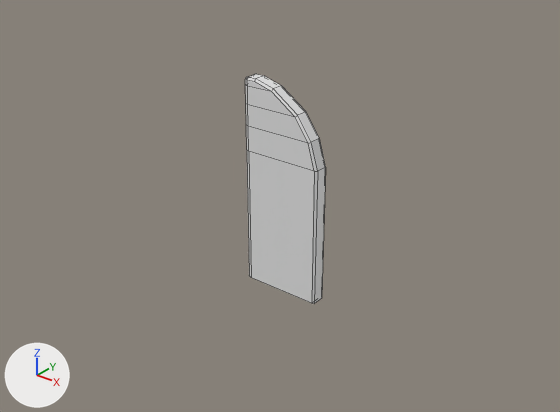
The Blender file _Art/Environment/Door.blend as it was, and as the next commit left it.
Camera for both pictures: a camera (50 mm lens) standing at (4.7, -5.41, 4.27) and looking at (0.13, 0.3, 0.73). The axes (+X, +Y, +Z) are drawn at lower left. The lights are the same throughout. Mesh edges are drawn as thin lines.

Before the edit, the objects in view are built like this:
```python
me_cube = bpy.data.meshes.new('Cube')
me_cube.from_pydata(...)  # 52 vertices, 52 faces; spans x 0.0..0.86, y -0.08..0.08, z 0.0..2.18
ob_cube = bpy.data.objects.new('Cube', me_cube)
ob_cube.location = (0.0, 0.0, 0.0)
```
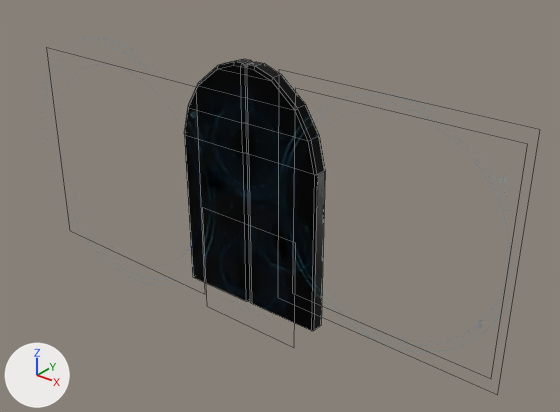
Location of each change, (x1, y1, x2, y2) in pixels of the pictures (560 x 412 px):
'Cube', recoloured, mesh rescaled (grey to black, 17% taller): before (245, 74, 326, 303); after (245, 62, 325, 331)
'Cube.001', added (black): after (184, 59, 253, 302)

Patch to the scene script:
```diff
--- a/_Art/Environment/Door.blend.py
+++ b/_Art/Environment/Door.blend.py
@@ img_radial_1_0004_big_flower_png @@
+img_radial_1_0004_big_flower_png = load_image('Radial_1_0004_Big-Flower.png', 'Radials/Radial_1_0004_Big-Flower.png', 2046, 2044, 'sRGB')
@@ mat_door @@
+mat_door = principled_material('Door')
+mat_door.base_color = (0.0, 0.0, 0.0)  # black #000000
+mat_door.roughness = 0.29
+mat_door.specular_ior_level = 0.0838
@@ mat_radial_big_f @@
+mat_radial_big_f = principled_material('Radial_Big_F')
+mat_radial_big_f.texture = img_radial_1_0004_big_flower_png  # with its transparency
@@ me_cube @@
 me_cube.from_pydata(...)  # 52 vertices, 52 faces; spans x 0.0..0.86, y -0.08..0.08, z 0.0..2.18
 # used by ob_cube; location = (0.0, 0.0, 0.0)
+# me_cube part 1: the whole mesh is scaled about its middle by (1, 1, 1.21), then moved by (0.0, 0.0, -0.11)
+me_cube.materials.append(mat_door)  # black #000000
@@ me_plane_014 @@
+me_plane_014.from_pydata(...)  # 4 vertices, 1 face; spans x -0.627..0.627, y 0.0, z -0.627..0.627
+me_plane_014.materials.append(mat_radial_big_f)  # picture img_radial_1_0004_big_flower_png
@@ me_cube_001 @@
+me_cube_001.from_pydata(...)  # 52 vertices, 52 faces; spans x 0.0..0.86, y -0.08..0.08, z -0.32..2.3
+me_cube_001.materials.append(mat_door)  # black #000000
@@ ob_plane_014 @@
+ob_plane_014 = bpy.data.objects.new('Plane.014', me_plane_014)
+ob_plane_014.location = (-0.001, -0.08, -0.004)
+ob_plane_014.rotation_euler = (0.0, 0.00524, 0.0)  # degrees (0, 0.3, 0)
@@ ob_cube_001 @@
+ob_cube_001 = bpy.data.objects.new('Cube.001', me_cube_001)
+ob_cube_001.location = (0.0, 0.0, 0.0)
+ob_cube_001.rotation_euler = (0.0, 0.0, 3.142)  # degrees (0, 0, 180)
```
